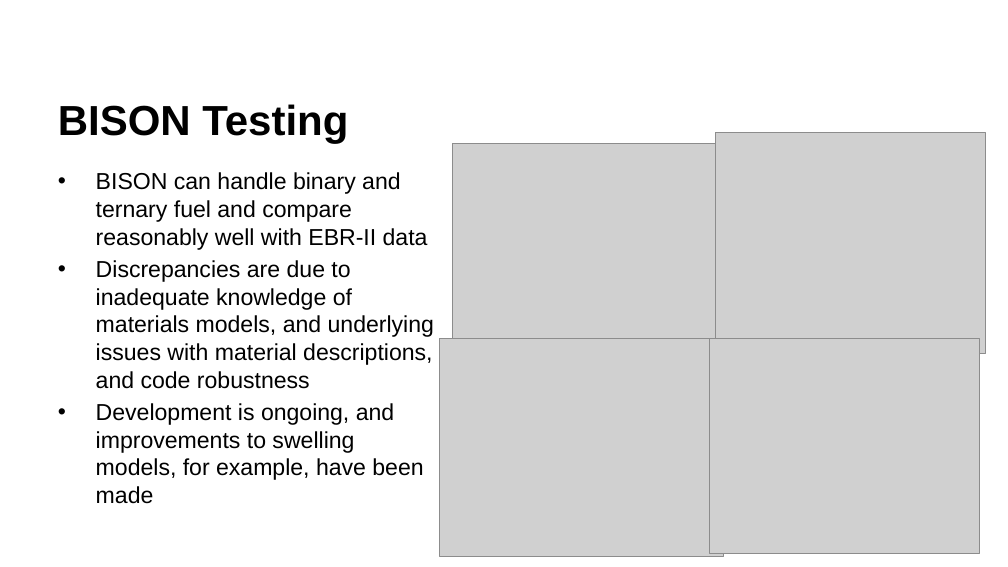
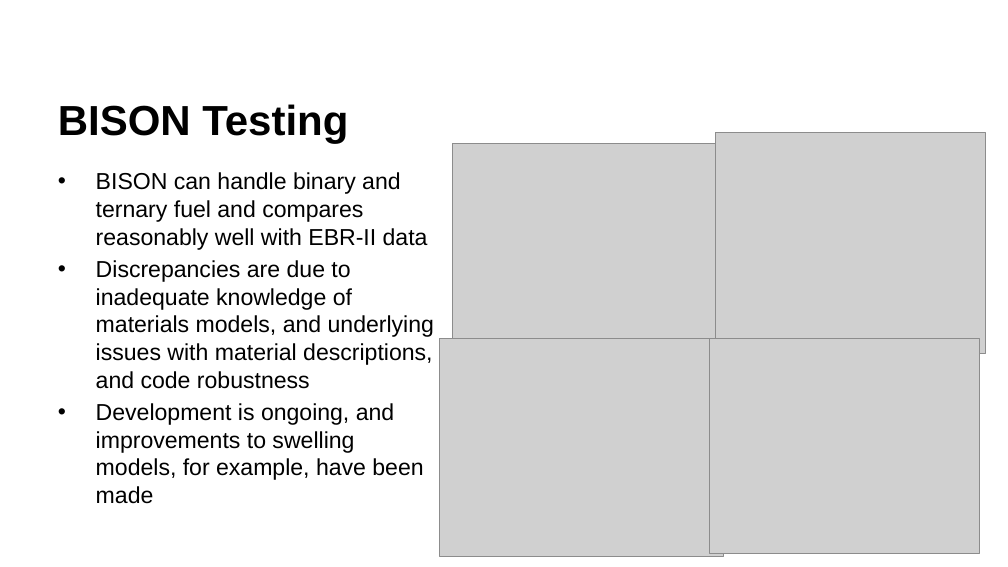
Before and after one commit to benbeeler/TEACHING, a slide deck: slide 13 of Advanced Reactor Materials/Fall2026/Lec11_SFRs.pptx (slide 12 before the commit). Drawn at 1008x567 pixels with LibreOffice and Linux fonts; fonts in the diff are those of the drawing; grey boxes stand for pictures; background and template pictures are left out. Boxes give left, top, right and bottom in pixels: in the first picture for what was removed or moved away, otherwise in the second. Text is boxed around its words. In the diff, an @@ line names an element or a change of style, - is before the commit and + after.

```diff
--- a/Advanced Reactor Materials/Fall2026/Lec11_SFRs.pptx
+++ b/Advanced Reactor Materials/Fall2026/Lec11_SFRs.pptx
@@ text at <box>96,172,428,250</box>: text changed @@
-• BISON can handle binary and ternary fuel and compare reasonably well with EBR-II data
+• BISON can handle binary and ternary fuel and compares reasonably well with EBR-II data
```
Also in this commit, not shown: 9 other slides changed, 3 slides added, 12 other files.
